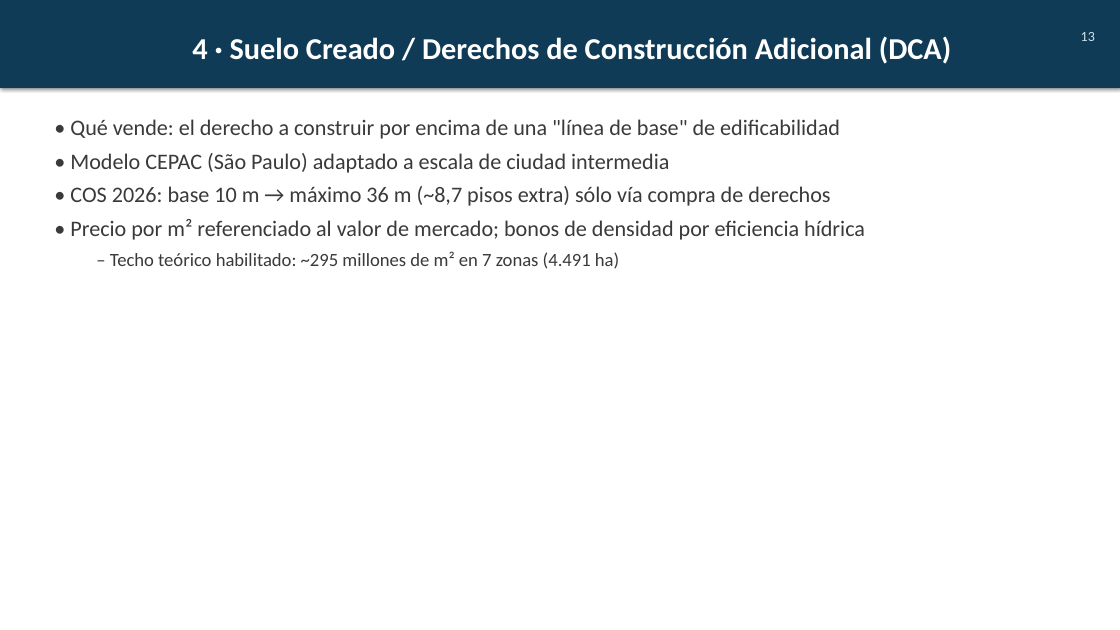
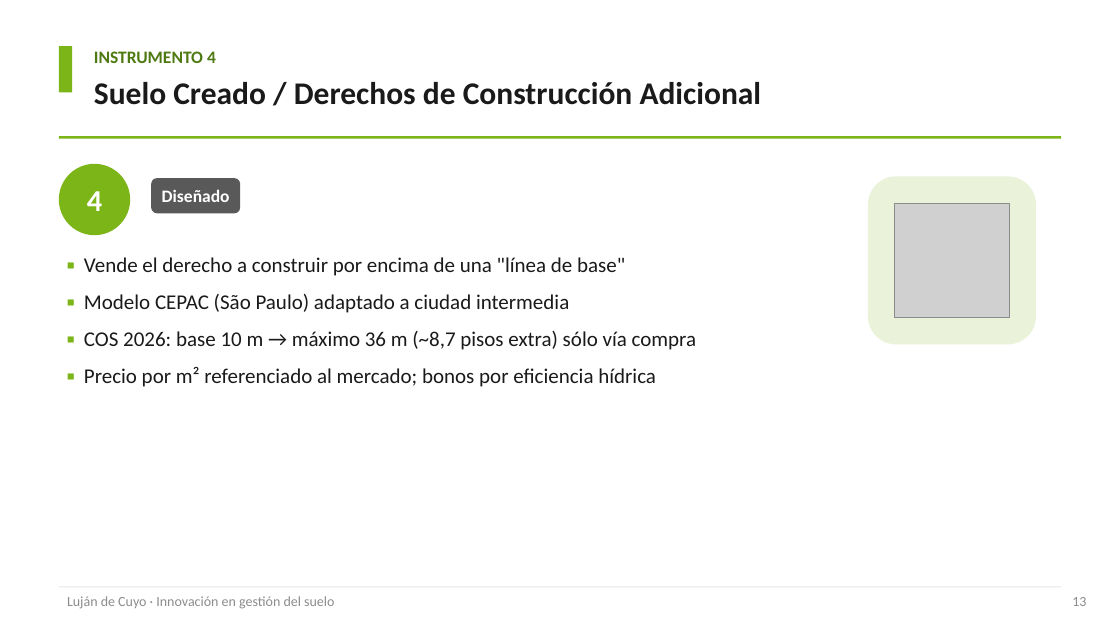
Before and after one commit to cgoytia-droid/cgoytia-droid.github.io, a slide deck: slide 13 of paper/Lujan_de_Cuyo_Gestion_Suelo_Clase.pptx (slide 14 before the commit). Drawn at 1120x630 pixels with LibreOffice and Linux fonts; fonts in the diff are those of the drawing; grey boxes stand for pictures. Boxes give left, top, right and bottom in pixels: in the first picture for what was removed or moved away, otherwise in the second. Text is boxed around its words. In the diff, an @@ line names an element or a change of style, - is before the commit and + after.

```diff
--- a/paper/Lujan_de_Cuyo_Gestion_Suelo_Clase.pptx
+++ b/paper/Lujan_de_Cuyo_Gestion_Suelo_Clase.pptx
@@ rectangle added at (59,46,72,92), fill #7CB518 @@
@@ text added at (94,51,216,63), 15 pt, text #4F7A12, bold @@
+INSTRUMENTO 4
@@ text "Suelo Creado / Derechos de ...": place and size @@
-text "Suelo Creado / Derechos de ..." at (0,0,1120,88)
+text "Suelo Creado / Derechos de ..." at (94,82,762,105)
@@ text "Suelo Creado / Derechos de ..." at (94,82,762,105): vertical alignment middle to top; fill #0F3B57 to none; shadow off @@
@@ text at (94,82,762,105): text changed; size 26 to 27 pt; text colour #FFFFFF to #1A1A1A @@
-4 · Suelo Creado / Derechos de Construcción Adicional (DCA)
+Suelo Creado / Derechos de Construcción Adicional
@@ rectangle added at (59,136,1061,139), fill #7CB518 @@
@@ ellipse added at (59,164,130,235), fill #7CB518, 26 pt, text #FFFFFF, bold @@
+4
@@ rounded rectangle added at (151,178,240,213), fill #595959, 15 pt, text #FFFFFF, bold @@
+Diseñado
@@ rounded rectangle added at (868,176,1036,344), fill #EAF3DA @@
@@ picture added at (895,203,1009,318) @@
@@ text at (84,257,697,387): text changed; size 19 to 18 pt; text colour #3A3A3A to #1A1A1A @@
-• Qué vende: el derecho a construir por encima de una "línea de base" de edificabilidad
-• Modelo CEPAC (São Paulo) adaptado a escala de ciudad intermedia
-• COS 2026: base 10 m → máximo 36 m (~8,7 pisos extra) sólo vía compra de derechos
-• Precio por m² referenciado al valor de mercado; bonos de densidad por eficiencia hídrica
-  – Techo teórico habilitado: ~295 millones de m² en 7 zonas (4.491 ha)
+▪ Vende el derecho a construir por encima de una "línea de base"
+▪ Modelo CEPAC (São Paulo) adaptado a ciudad intermedia
+▪ COS 2026: base 10 m → máximo 36 m (~8,7 pisos extra) sólo vía compra
+▪ Precio por m² referenciado al mercado; bonos por eficiencia hídrica
@@ rectangle added at (59,586,1061,587), fill #E6E6E6 @@
@@ text added at (67,596,334,609), 12 pt, text #8C8C8C @@
+Luján de Cuyo · Innovación en gestión del suelo
@@ text "13": place and size @@
-text "13" at (1081,32,1095,41)
+text "13" at (1072,597,1086,606)
@@ text "13" at (1072,597,1086,606): text colour #CFE2EA to #8C8C8C; more space between paragraphs @@
```
Also in this commit, not shown: 21 other slides changed, 3 slides added, 6 slides removed, 17 other files.
